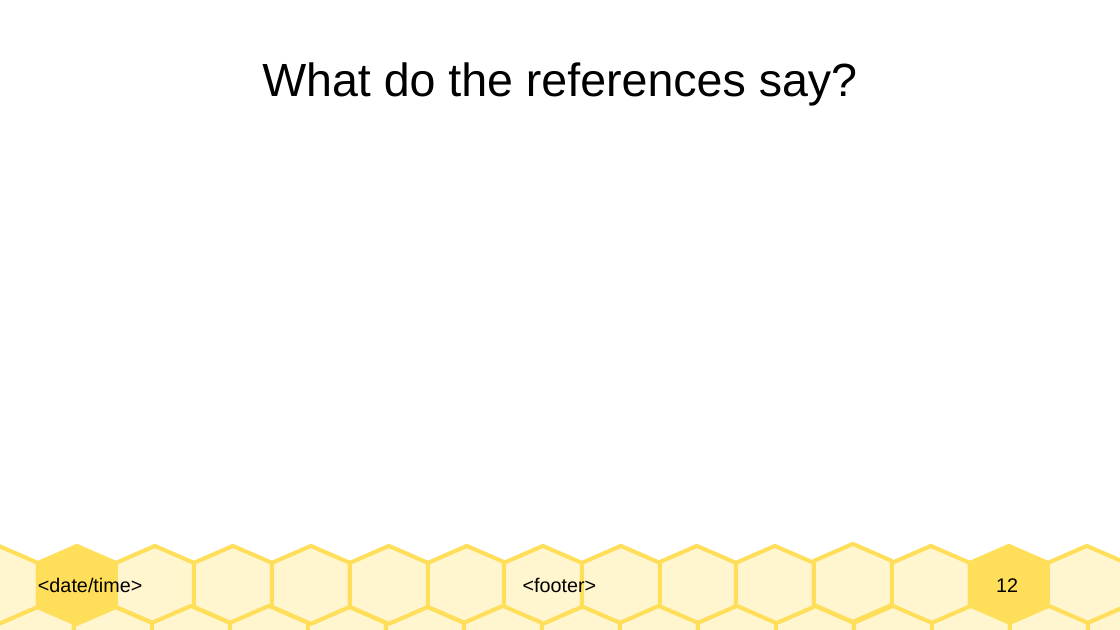
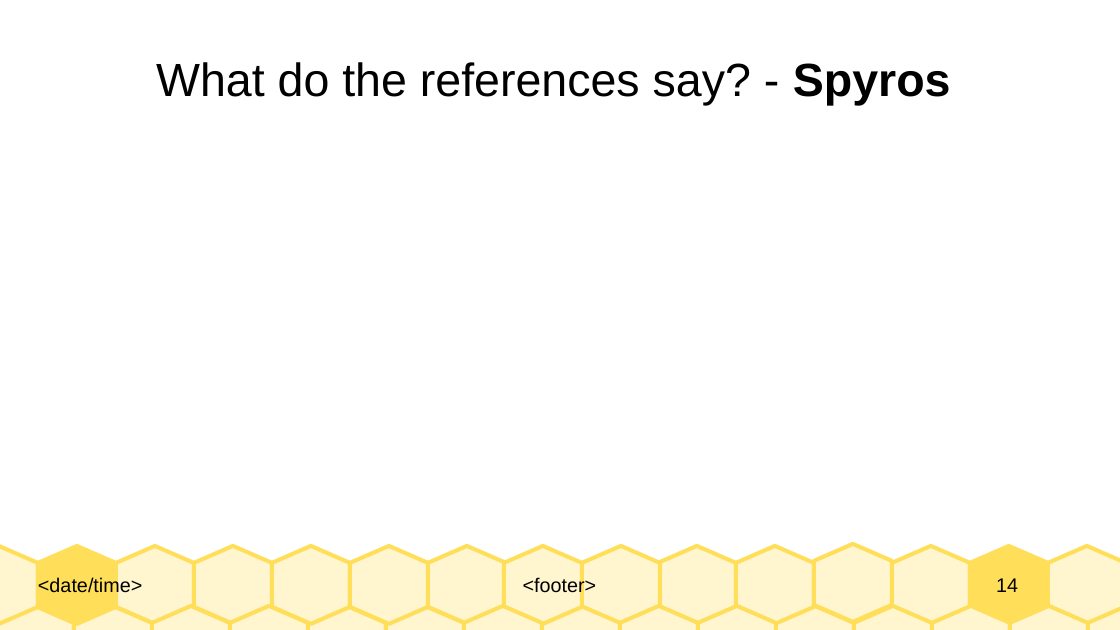
Before and after one commit to Realife-Brahmin/OriginalDocsHub, a slide deck: slide 14 of research_showcase/physicsInformedNeuralNetworks_aryan_ritwajeet_jha.odp (slide 12 before the commit). Drawn at 1120x630 pixels with LibreOffice and Linux fonts; fonts in the diff are those of the drawing. Boxes give left, top, right and bottom in pixels: in the first picture for what was removed or moved away, otherwise in the second. Text is boxed around its words. In the diff, an @@ line names an element or a change of style, - is before the commit and + after.

```diff
--- a/research_showcase/physicsInformedNeuralNetworks_aryan_ritwajeet_jha.odp
+++ b/research_showcase/physicsInformedNeuralNetworks_aryan_ritwajeet_jha.odp
@@ title at bbox=[156, 62, 951, 105]: text changed @@
-What do the references say?
+What do the references say? - Spyros
@@ page number at bbox=[996, 578, 1018, 592]: text changed @@
-12
+14
```
Also in this commit, not shown: 4 other slides changed, 2 slides added, 1 other file.
